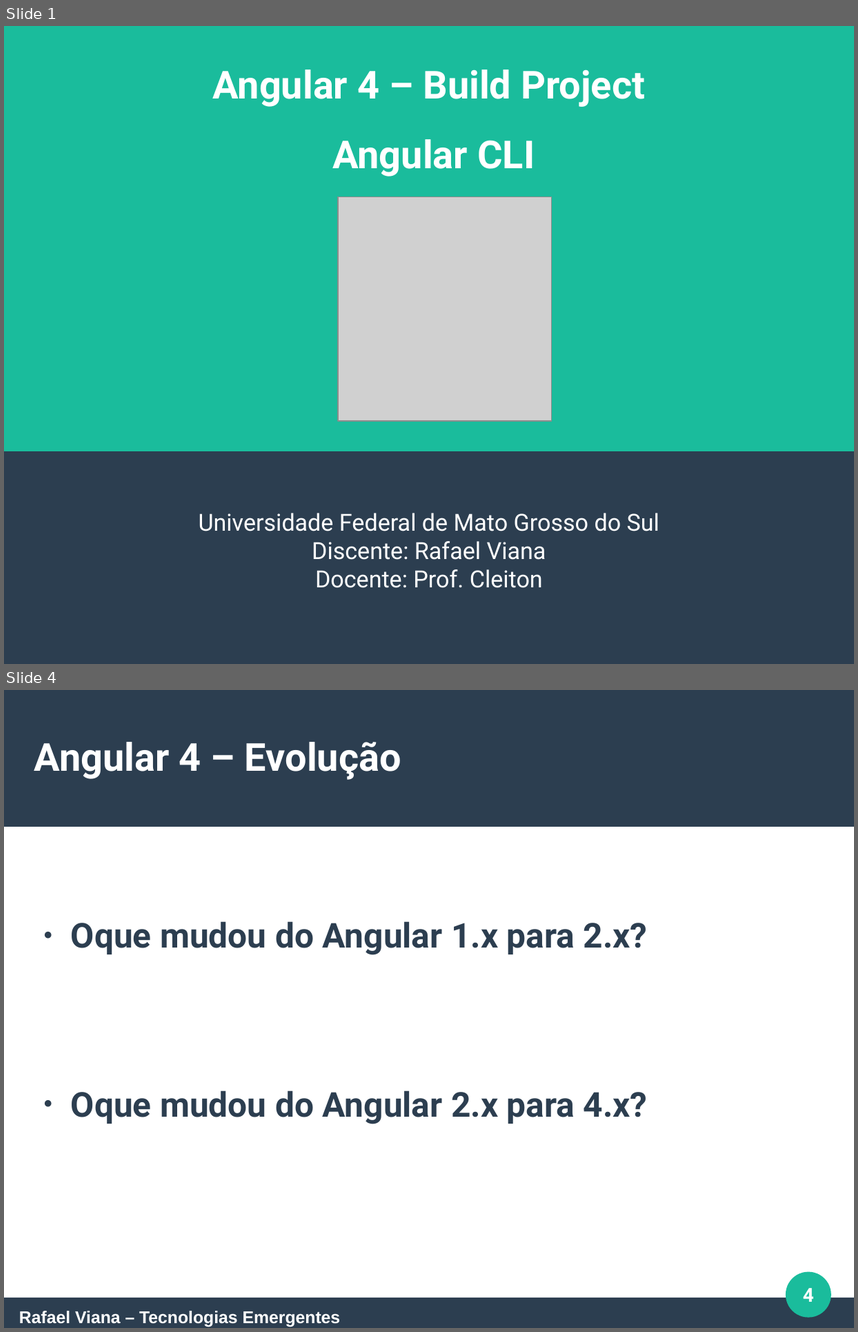
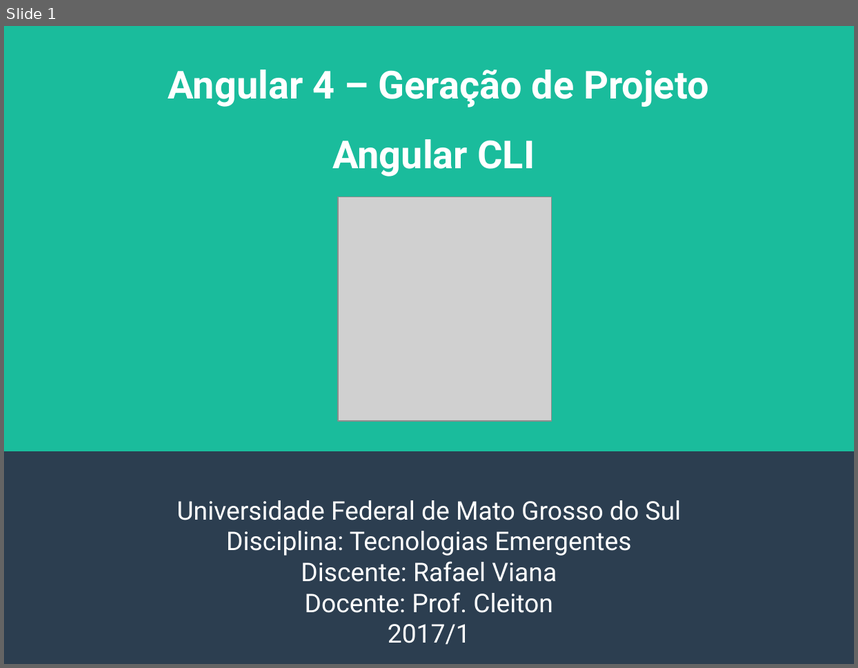
Before and after one commit to rafaelgov95/TE, a slide deck: Apresentação/Angular-4.odp. Shown one above the other, each under a label of ours: slides 1 and 4 before the commit, slide 1 after it; the slides between them are not shown. The pictures are 858x1332 and 858x668 pixels, drawn with LibreOffice and Linux fonts; fonts in the diff are those of the drawing; grey boxes stand for pictures. Boxes give left, top, right and bottom in pixels: in the first picture for what was removed or moved away, otherwise in the second. Text is boxed around its words. In the diff, an @@ line names an element or a change of style, - is before the commit and + after.

```diff
--- a/Apresentação/Angular-4.odp
+++ b/Apresentação/Angular-4.odp
@@ slide 4 removed at [4,690,854,1328], background #FFFFFF @@
@@ rectangle removed at [4,690,854,827] @@
@@ title removed at [34,742,401,780] @@
-Angular 4 – Evolução
@@ text removed at [71,921,648,1124] @@
-● Oque mudou do Angular 1.x para 2.x?
-● Oque mudou do Angular 2.x para 4.x?
@@ ellipse removed at [786,1272,832,1317] @@
@@ page number removed at [803,1288,814,1301] @@
-4
@@ rectangle removed at [4,1297,854,1327] @@
@@ text removed at [19,1310,341,1327] @@
-Rafael Viana – Tecnologias Emergentes
@@ slide 1 changed as well @@
@@ title at [168,69,708,176]: text changed @@
-Angular 4 – Build Project
-Angular CLI
+Angular 4 – Geração de Projeto
+Angular CLI
@@ subtitle "Universidade Federal de Mato Grosso ...": place and size @@
-subtitle "Universidade Federal de Mato Grosso ..." at [199,512,660,588]
+subtitle "Universidade Federal de Mato Grosso ..." at [177,500,681,644]
@@ subtitle at [177,500,681,612]: size 22 to 24 pt in "Universidade Federal de Mato Grosso do Sul", "Discente: Rafael Viana", "Docente: Prof. Cleiton" @@
@@ subtitle at [226,530,631,555]: paragraph added @@
+Disciplina: Tecnologias Emergentes
@@ subtitle at [388,624,470,644]: paragraph added @@
+2017/1
```
Also in this commit, not shown: 3 other slides changed, 14 slides added, 1 other slide removed, 1 other file.
